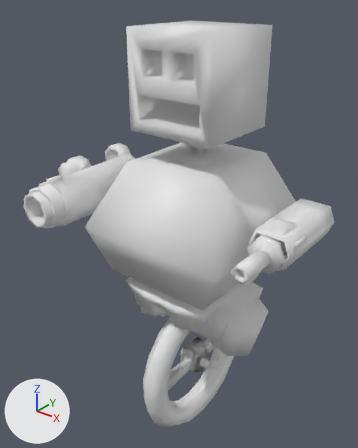
Before and after pictures for a commit that changed the FBX model Assets/Models/Common/Character.fbx.
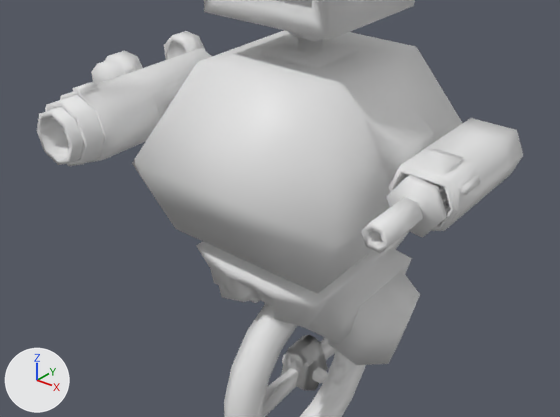
Old and new are each drawn whole from a 50 mm lens placed at (0.757, -1.028, 0.687), pointed at (-0.041, -0.031, 0.069) and again close up on the part from 0% to 100% of the width and 27% to 87% of the height. Every picture has the same lights, and +X, +Y and +Z are marked at lower left. Where no turn or scale is listed for an object, it has been applied to the vertices.

The first close-up shows 'Barrel', 'Body', 'Body_2', 'Hip', 'Inner_Barrel', 'Left_Hand', 'Left_Leg', 'Outer_Barrel', 'Rotor', 'Test_Head', 'Torso', 'Wheel'.
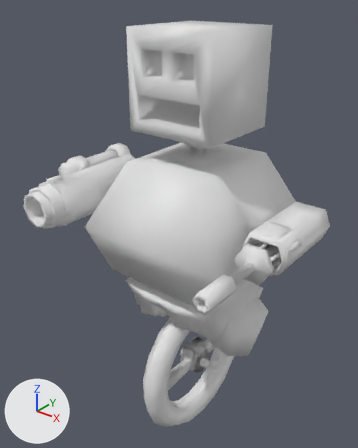
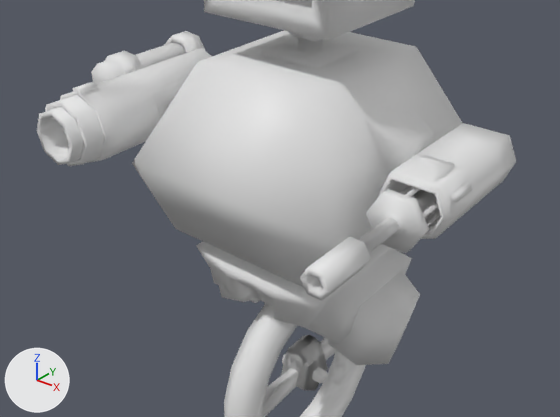
Boxes (x1, y1, x2, y2) around the edits, measured in the close-ups (560 x 417 px):
```json
{"object": "Body", "change": "moved", "before": [389, 118, 523, 231], "after": [379, 123, 516, 239]}
{"object": "Barrel", "change": "moved, turned", "before": [361, 197, 423, 253], "after": [300, 217, 399, 301]}
{"object": "Rotor", "change": "moved, turned", "before": [386, 175, 450, 238], "after": [366, 185, 441, 253]}
{"object": "Ext_Piston", "change": "rescaled", "after": [136, 42, 186, 68], "on screen": "not visible before"}
```

The change, as JSON lines over the scene's bpy script:
```json
{"op": "set", "path": "ob_rotor.rotation_euler", "old": "(0.0, 0.0, 3.04)", "new": "(0.0, 0.0, 0.0)", "note": "degrees (0, 0, 174) -> degrees (0, 0, 0)"}
{"op": "set", "path": "ob_rotor.location", "old": "(0.0, -0.69, 13.17)", "new": "(0.0, -0.69, 15.87)"}
{"op": "set", "path": "ob_ext_piston.scale", "old": "(1.0, 1.0, 0.5)", "new": "(1.0, 1.0, 1.9)"}
{"op": "set", "path": "ob_body.location", "old": "(5.446, 0.0, 0.0449)", "new": "(5.446, 0.0, 2.833)"}
{"op": "set", "path": "ob_barrel.location", "old": "(0.0, 0.0, 11.23)", "new": "(0.0, 0.0, 19.48)"}
```
